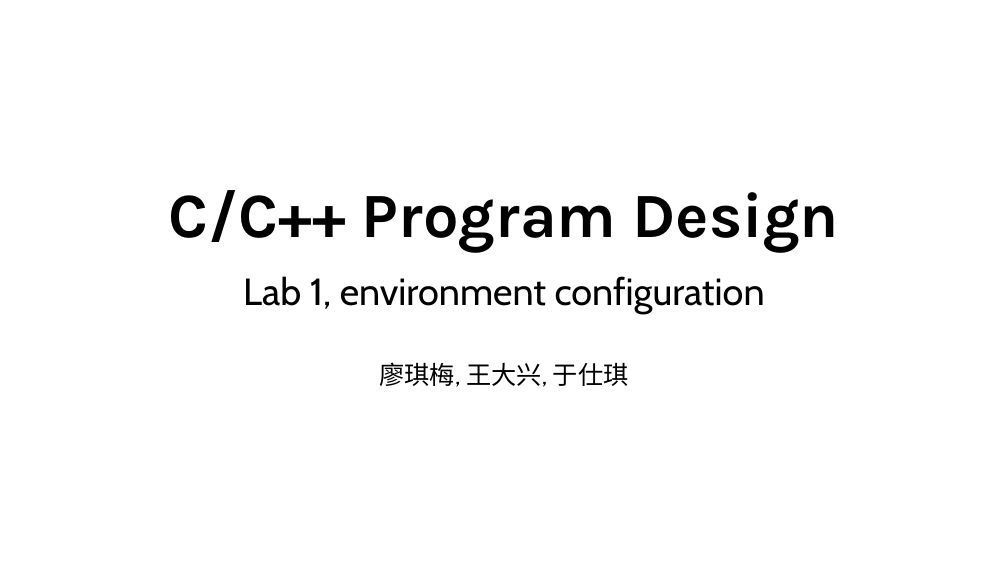
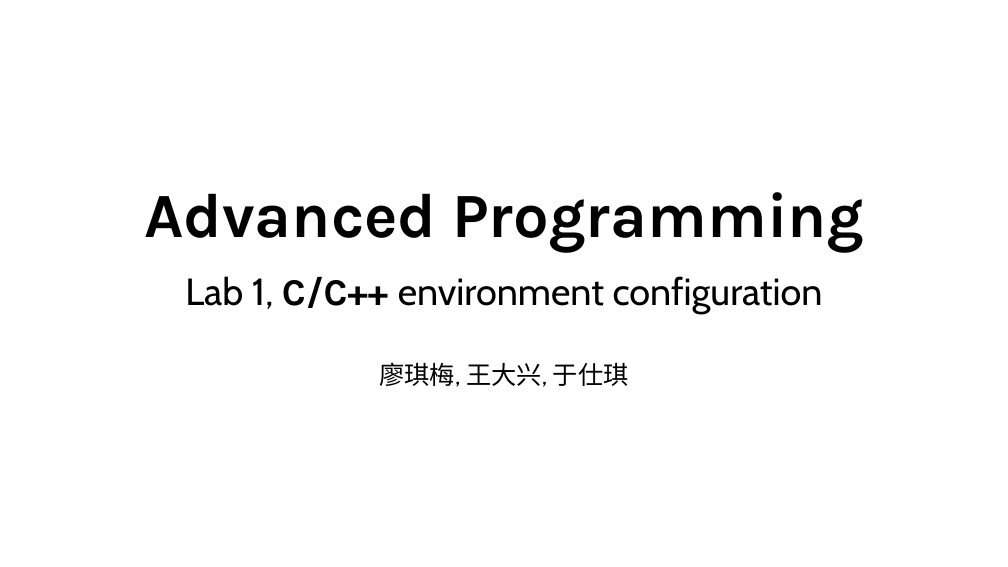
Before and after one commit to ShiqiYu/CPP, a slide deck: slide 1 of week01/Lab01.pptx. Drawn at 1008x567 pixels with LibreOffice and Linux fonts; fonts in the diff are those of the drawing; background and template pictures are left out. Boxes give left, top, right and bottom in pixels: in the first picture for what was removed or moved away, otherwise in the second. Text is boxed around its words. In the diff, an @@ line names an element or a change of style, - is before the commit and + after.

```diff
--- a/week01/Lab01.pptx
+++ b/week01/Lab01.pptx
@@ title at [144,192,863,252]: text changed @@
-C/C++ Program Design
+Advanced Programming
@@ subtitle at [185,276,823,314]: text changed @@
-Lab 1, environment configuration
+Lab 1, C/C++ environment configuration
```
Also in this commit, not shown: 2 other slides changed, 6 other files.
